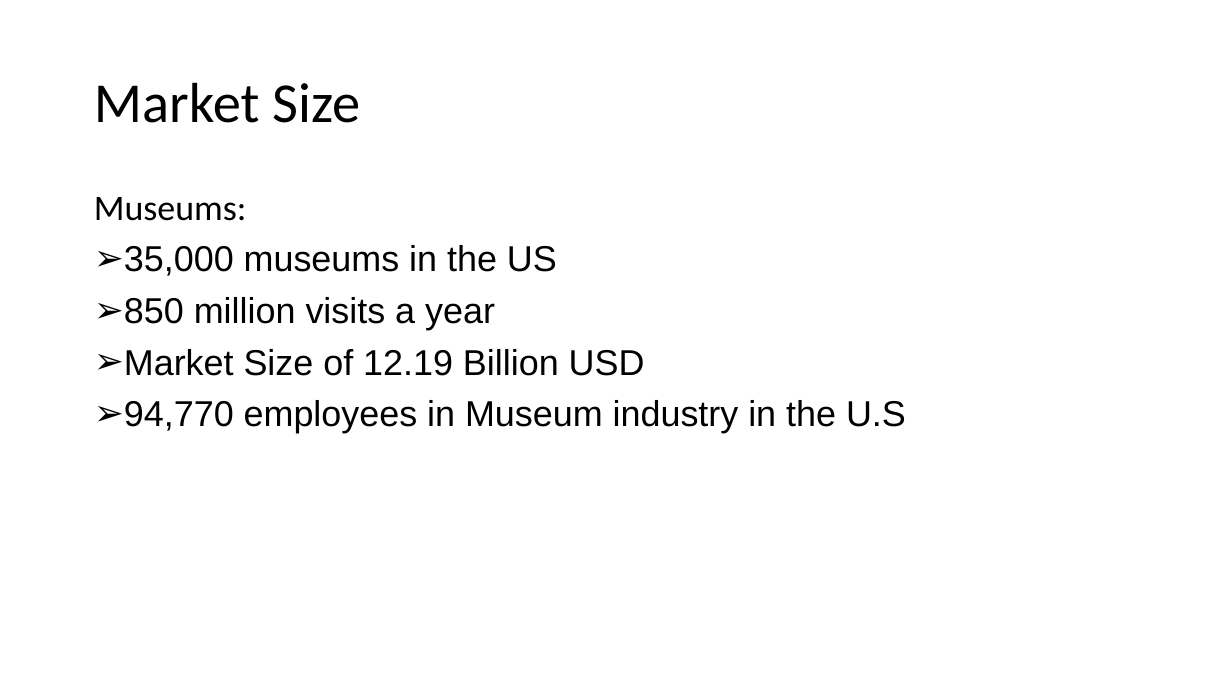
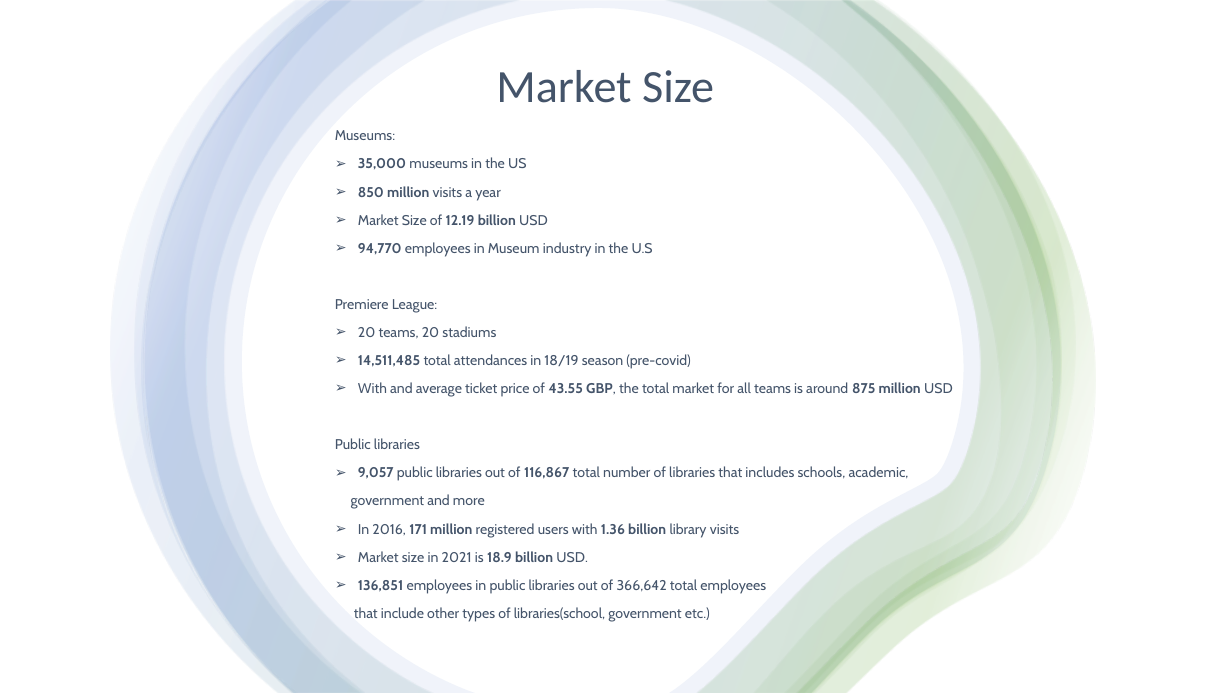
Before and after one commit to prism5426/SEAL_Arduino_Sensor_Team_Monorepo, a slide deck: slide 6 of Icorps/Pitch deck.pptx. Drawn at 1232x693 pixels with LibreOffice and Linux fonts; fonts in the diff are those of the drawing. Boxes give left, top, right and bottom in pixels: in the first picture for what was removed or moved away, otherwise in the second. Text is boxed around its words. In the diff, an @@ line names an element or a change of style, - is before the commit and + after.

Commit message:
added more market research info

```diff
--- a/Icorps/Pitch deck.pptx
+++ b/Icorps/Pitch deck.pptx
@@ group added at [110,0,1095,693]: 5 freeform shapes @@
@@ title "Market Size": place and size @@
-title "Market Size" at [94,82,360,123]
+title "Market Size" at [496,70,714,103]
@@ title "Market Size" at [496,70,714,103]: size 44 to 36 pt, text colour #000000 to #44546A; alignment left to centre; vertical alignment middle to bottom @@
@@ text "Museums:": place and size @@
-text "Museums:" at [94,197,906,433]
+text "Museums:" at [335,130,953,622]
@@ text at [335,130,653,257]: size 28 to 11 pt, text colour #000000 to #44546A in "Museums:", "35,000 museums in the US", "850 million visits a year", "94,770 employees in Museum industry in the ..."; font Calibri to Cabin in "Museums:"; font Arial to Cabin in "35,000 museums in the US", "850 million visits a year", "94,770 employees in Museum industry in the ..."; bold on in "35,000", "850 million", "94,770" @@
@@ text at [358,214,548,225]: text changed; size 28 to 11 pt; font Arial to Cabin; text colour #000000 to #44546A @@
-➢ Market Size of 12.19 Billion USD
+➢ Market Size of 12.19 billion USD
@@ text at [335,299,953,622]: paragraphs added @@
+Premiere League:
+➢ 20 teams, 20 stadiums
+➢ 14,511,485 total attendances in 18/19 season (pre-covid)
+➢ With and average ticket price of 43.55 GBP, the total market for all teams is around 875 million USD
+Public libraries
+➢ 9,057 public libraries out of 116,867 total number of libraries that includes schools, academic,
+government and more
+➢ In 2016, 171 million registered users with 1.36 billion library visits
+➢ Market size in 2021 is 18.9 billion USD.
+➢ 136,851 employees in public libraries out of 366,642 total employees
+that include other types of libraries(school, government etc.)
```
